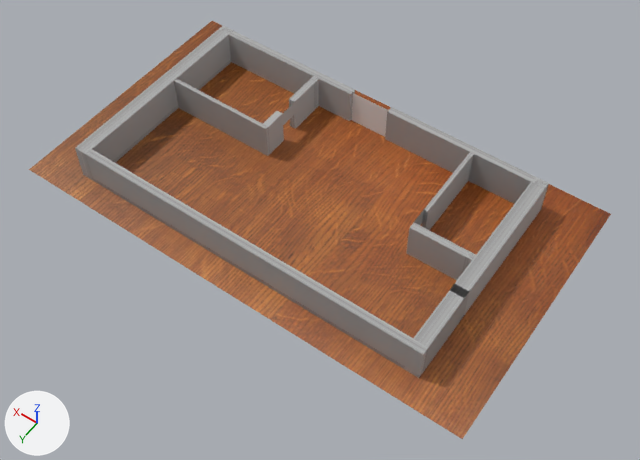
A saved change to the Blender file Assets/3D_textures/Inside_HouseBL.blend.
Rendered twice from a camera (50 mm lens) standing at (-129.0, 211.0, 254.0) and looking at (-11.0, 47.0, -4.0). The axes (+X, +Y, +Z) are drawn at lower left. The lights are the same throughout. The picture after the commit comes second.

The scene before the commit, as lines of its bpy script (objects in view):
```python
me_cube_007 = bpy.data.meshes.new('Cube.007')
me_cube_007.from_pydata(...)  # 110 vertices, 97 faces; spans x -32.1..68.5, y -25.8..1.2, z -1.0..14.0
me_cube_007.materials.append(mat_material_002)  # picture img_walltext_jpeg
me_plane = bpy.data.meshes.new('Plane')
me_plane.from_pydata(...)  # 4 vertices, 1 face; spans x -1.0..1.0, y -1.0..1.0, z 0.0
me_plane.materials.append(mat_material)  # picture img_woodtext_jpg
me_plane_001 = bpy.data.meshes.new('Plane.001')
me_plane_001.from_pydata([(-1.0, -1.0, 0.0), (1.0, -1.0, 0.0), (-1.0, 1.0, 0.0), (1.0, 1.0, 0.0)], [], [(0, 1, 3, 2)])
ob_ground = bpy.data.objects.new('Ground', me_plane)
ob_ground.location = (-0.6, 35.9, 0.0)
ob_ground.scale = (95.4, 54.6, 1.38)
ob_inner_walls = bpy.data.objects.new('Inner Walls', me_cube_007)
ob_inner_walls.location = (25.9, -0.6, 0.9)
ob_inner_walls.rotation_euler = (0.0, 0.0, -3.142)  # degrees (0, 0, -180)
ob_inner_walls.scale = (1.39, 1.59, 1.0)
ob_plane = bpy.data.objects.new('Plane', me_plane_001)
ob_plane.location = (0.6, -3.3, 7.2)
ob_plane.rotation_euler = (1.571, 0.0, 0.0)  # degrees (90, 0, 0)
ob_plane.scale = (8.53, 7.77, 8.53)
# also in view: 'Walls' at (1.0, 37.0, 7.0)
```
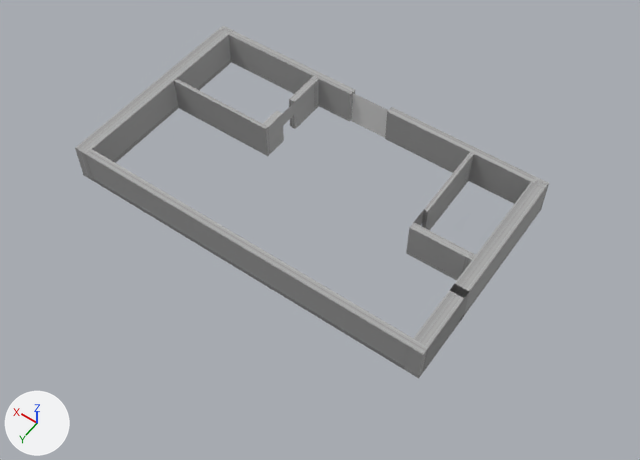
Pixel boxes [x1, y1, x2, y2] of what changed, in the pictures (640 x 460 px):
'Ground', hidden (brown)
    before: [29, 21, 611, 439]

The change, as a diff of the scene's bpy script:
```diff
--- a/Assets/3D_textures/Inside_HouseBL.blend.py
+++ b/Assets/3D_textures/Inside_HouseBL.blend.py
@@ ob_ground @@
 ob_ground.scale = (95.4, 54.6, 1.38)
+ob_ground.hide_set(True)
```
